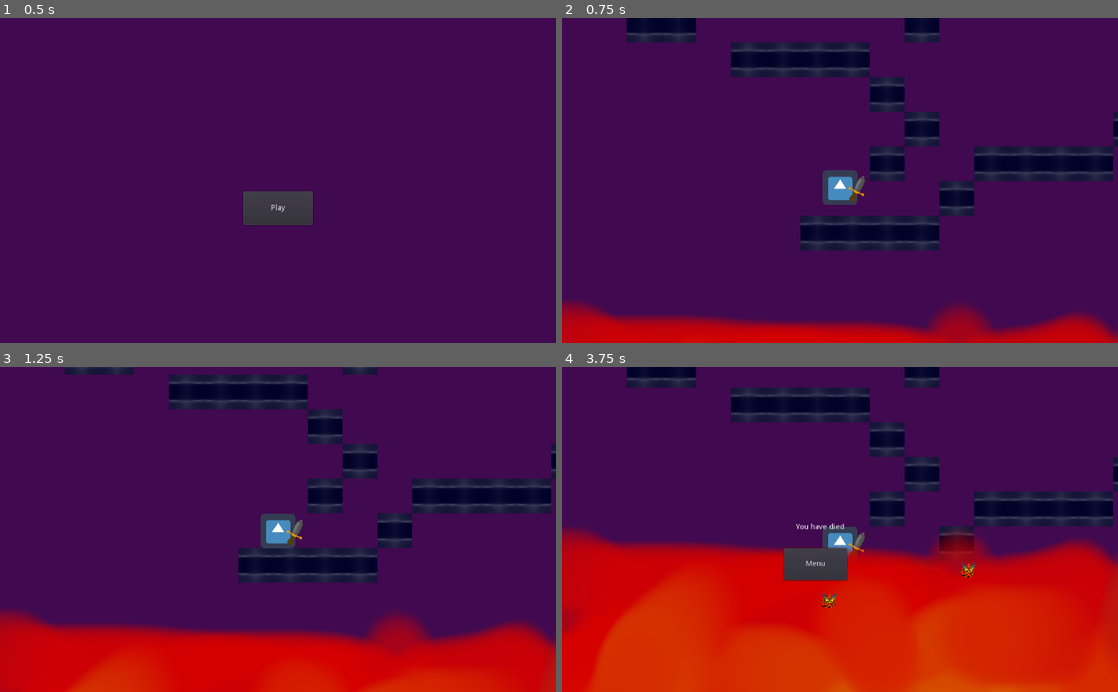
Above: before the commit, frames 1-4 (two rows, left to right).
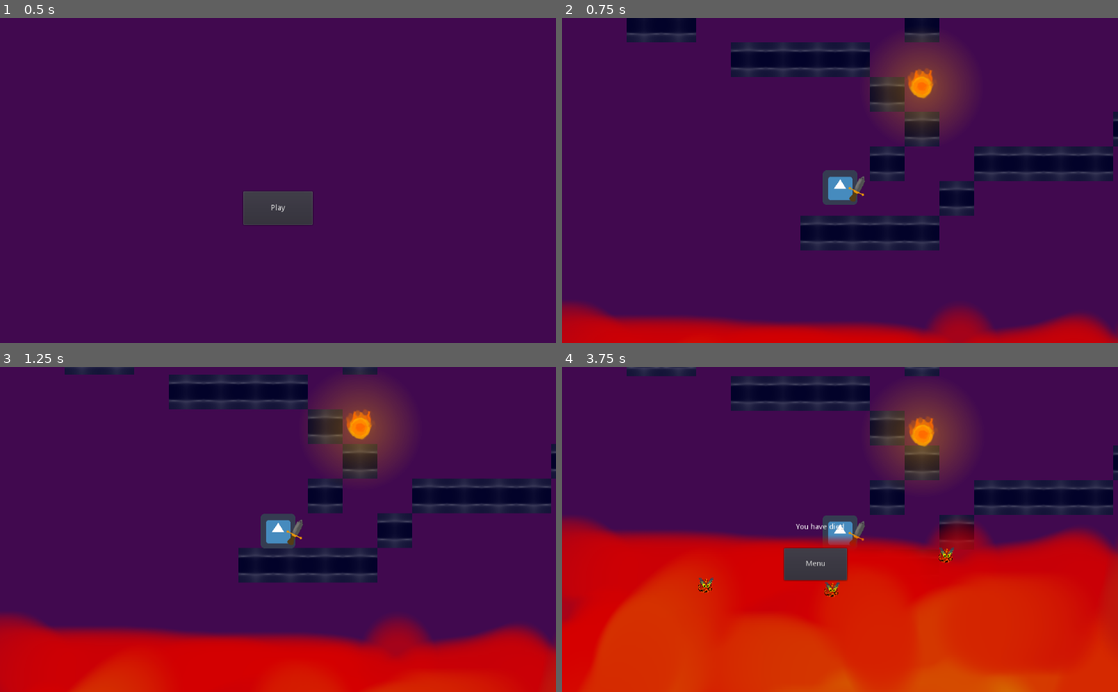
Above: after the commit, the same moments.

Repository: Schmo103/Project-Archimedes-Github-Game-Off-2022-
Game: Godot game, scene res://menu.tscn
The game is run twice, just before and just after one commit, with the same random seed, the same clock (stepped at 60 frames per second) and the same inputs. The project has no main scene, so this scene is started directly. The engine's default icon, where the game draws it, is replaced by a stand-in: a white triangle on a blue panel in a dark square.
Inputs (mouse positions are in pixels of both pictures, inside the frame that each line leads up to):
- Up to frame 1 (0.5 s): no input
- Up to frame 2 (0.75 s): click "Play" at 0.5 s
- Up to frame 3 (1.25 s): no input
- Up to frame 4 (3.75 s): tap Enter (ui_accept) at 1.25, 1.52, 2.27 s; move the mouse to (962, 513) at 1.27 s; move the mouse to (728, 545) at 2.02 s; move the mouse to (895, 458) at 2.77 s; move the mouse to (812, 594) at 3.52 s

Frame 1 is identical in both runs. In frame 2, 3.2% of the frame differs, in the area x 51-73%, y 7-56%; in frame 3, 5.3%; in frame 4, 19%, in the area x 0-100%, y 0-99%.

Commit message:
began fireball enemy
-began fireball enemy
-turned off infinite inertia
   for all characters

Diff:
--- /dev/null
+++ b/Archimedes/fireball.tscn
@@ -0,0 +1,43 @@
+[gd_scene load_steps=7 format=2]
+
+[ext_resource path="res://art/fireball.png" type="Texture" id=1]
+[ext_resource path="res://fireball/fireball.gd" type="Script" id=2]
+[ext_resource path="res://art/light_mask2.png" type="Texture" id=3]
+
+[sub_resource type="CircleShape2D" id=1]
+radius = 18.0
+
+[sub_resource type="Shader" id=2]
+code = "shader_type canvas_item;
+uniform vec4 color: hint_color;
+
+void fragment() {
+	vec4 pixcolor = texture(TEXTURE, UV);
+	vec2 distortUV  = SCREEN_UV + pixcolor.r;
+	vec4 screencolor = texture(SCREEN_TEXTURE, SCREEN_UV);
+
+	//COLOR = screencolor;
+	COLOR = mix(screencolor, color, pixcolor.r * 2.0);
+
+}"
+
+[sub_resource type="ShaderMaterial" id=3]
+shader = SubResource( 2 )
+shader_param/color = Color( 1, 0.678431, 0, 1 )
+
+[node name="Fireball" type="RigidBody2D"]
+mode = 2
+script = ExtResource( 2 )
+
+[node name="CollisionShape2D" type="CollisionShape2D" parent="."]
+visible = false
+shape = SubResource( 1 )
+
+[node name="Sprite2" type="Sprite" parent="."]
+material = SubResource( 3 )
+position = Vector2( 0, -1 )
+texture = ExtResource( 3 )
+
+[node name="Sprite" type="Sprite" parent="."]
+position = Vector2( 0, -9 )
+texture = ExtResource( 1 )
--- /dev/null
+++ b/Archimedes/fireball/fireball.gd
@@ -0,0 +1,59 @@
+extends RigidBody2D
+
+var lava
+var terrain
+var state = 0 #0 is patrol
+var velocity = Vector2(0, 0)
+var dir = Vector2(-1, 0)
+var speed = 250
+var sight = 100
+var i = 0
+
+func _ready():
+	terrain = get_parent().terrain
+	lava = get_parent().lava
+	print(str(is_dip()))
+
+func move_right():
+	velocity.x += speed
+	dir.x = 1
+
+func move_left():
+	velocity.x -= speed
+	dir.x = -1
+
+func switch_x_dir():
+	if dir.x == 1:
+		dir.x = -1
+	else:
+		dir.x = 1
+	velocity += -linear_velocity
+	i += 1
+	print("called : " + str(i))
+
+func get_tile(pos):
+	var x = pos.x - (int(pos.x) % 64)
+	var y = pos.y - (int(pos.y) % 64)
+	x /= 64
+	y /= 64
+	return Vector2(x, y)
+
+func is_dip():
+	var next_floor = get_tile(Vector2(position.x + (sight * dir.x), position.y + 64))
+	return (get_node(terrain).get_cellv(next_floor) == -1)
+
+func is_wall():
+	var next_floor = get_tile(Vector2(position.x + (sight * dir.x), position.y))
+	return (get_node(terrain).get_cellv(next_floor) != -1)
+
+func _physics_process(delta):
+	velocity = Vector2()
+	if position.y > get_node(lava).HEIGHT + 32:
+		#visible = false
+		pass
+	if state == 0:
+		if is_wall() or is_dip():
+			switch_x_dir()
+		velocity.x += speed * dir.x
+	#move_right()
+	apply_central_impulse(velocity * delta)
--- a/Archimedes/firesprite/firesprite.gd
+++ b/Archimedes/firesprite/firesprite.gd
@@ -17,4 +17,4 @@
 
 func _physics_process(_delta):
 	realtimereset()
-	move_and_slide(Vector2(player_x - self.position.x, player_y - self.position.y))
+	move_and_slide(Vector2(player_x - self.position.x, player_y - self.position.y), Vector2(0, -1), false, 4, 0.785398, false)
--- a/Archimedes/world.tscn
+++ b/Archimedes/world.tscn
@@ -7,6 +7,23 @@
 [ext_resource path="res://world/player.gd" type="Script" id=5]
 [ext_resource path="res://world/world.gd" type="Script" id=6]
 [ext_resource path="res://art/sword.png" type="Texture" id=7]
+[ext_resource path="res://fireball.tscn" type="PackedScene" id=8]
+
+[sub_resource type="Shader" id=2]
+code = "shader_type canvas_item;
+uniform float flash: hint_range(0, 1);
+uniform vec4 color :hint_color;
+
+void fragment() {
+	vec4 pixelcolor = texture(TEXTURE, UV);
+	COLOR = mix(pixelcolor, color, flash);
+	COLOR.a *= pixelcolor.a;
+}"
+
+[sub_resource type="ShaderMaterial" id=3]
+shader = SubResource( 2 )
+shader_param/flash = 0.0
+shader_param/color = Color( 1, 1, 1, 1 )
 
 [sub_resource type="RectangleShape2D" id=1]
 extents = Vector2( 31, 31 )
@@ -24,18 +41,18 @@
 [node name="terrain" type="TileMap" parent="."]
 tile_set = ExtResource( 4 )
 format = 1
-
 tile_data = PoolIntArray( -851965, 0, 0, -851964, 0, 0, -851963, 0, 0, -786426, 0, 0, -720888, 0, 0, -655350, 0, 0, -65 …(998 unchanged characters)…
 
 [node name="player" type="KinematicBody2D" parent="."]
+material = SubResource( 3 )
 position = Vector2( 393, 250 )
-
 script = ExtResource( 5 )
 __meta__ = {
 "_edit_group_": true
 }
 
 [node name="Sprite" type="Sprite" parent="player"]
+use_parent_material = true
 texture = ExtResource( 3 )
 
 [node name="CollisionShape2D" type="CollisionShape2D" parent="player"]
@@ -46,9 +63,13 @@
 smoothing_enabled = true
 
 [node name="sword" type="Sprite" parent="player"]
+use_parent_material = true
 position = Vector2( 34, -1 )
 rotation = 0.460767
 texture = ExtResource( 7 )
+
+[node name="Fireball" parent="." instance=ExtResource( 8 )]
+position = Vector2( 543, 82 )
 
 [node name="Lava" type="Sprite" parent="."]
 position = Vector2( 496, 861 )
--- /dev/null
+++ b/Archimedes/world/fireballs.gd
@@ -0,0 +1,4 @@
+extends Node
+
+var terrain = "/root/World/terrain"
+var lava = "/root/World/Lava"
--- a/Archimedes/world/lava.gd
+++ b/Archimedes/world/lava.gd
@@ -4,7 +4,7 @@
 var down_offset = 340 #set initial offset
 #accounts for position of image being in center of image
 onready var HEIGHT = position.y - down_offset #set initial HEIGHT
-var speed = 1.45
+var speed = 1.3
 
 func _physics_process(_delta):
 	position.x = get_parent().get_node("player/Camera2D").get_camera_screen_center().x
--- a/Archimedes/world/player.gd
+++ b/Archimedes/world/player.gd
@@ -1,12 +1,12 @@
 extends KinematicBody2D
-var speed = 250 #set movement speed
+var speed = 100 #set movement speed
 var velocity = Vector2(0, 0) #set initial velocity
 var jump = false #variable to record if jump button was pressed
 var grav = 20 #set gravity speed
 var jump_speed = 500 #set jump speed
-var fric = 300
-var air_fric = 400
-var MAXSPEED = 350
+var fric = 20
+var air_fric = 10
+var MAXSPEED = 300
 
 var sword_posi = 1 #-1 is left, 1 is right
 var sword_swinging = false
@@ -19,6 +19,13 @@
 
 func _ready():
 	$Camera2D.current = true #make camera "the camera"
+
+
+func flash(time):
+	material.set("shader_param/flash", 1)
+	yield(get_tree().create_timer(time), "timeout")
+	material.set("shader_param/flash", 0)
+
 
 func set_sword_right(): #puts sword in right position
 	sword_posi = 1
@@ -109,7 +116,7 @@
 	if is_on_ceiling():
 		if velocity.y < -1:
 			velocity.y = 0
-	move_and_slide(velocity, Vector2(0, -1)) #moves player
+	move_and_slide(velocity, Vector2(0, -1), false, 4, 0.785398, false) #moves player
 
 	#check if still alive
 	if position.y >= get_parent().get_node("Lava").HEIGHT:
--- a/Archimedes/world/world.gd
+++ b/Archimedes/world/world.gd
@@ -1,5 +1,7 @@
 extends Node2D
 
+var terrain = "/root/World/terrain"
+var lava = "/root/World/Lava"
 
 
 onready var timer = $fire_sprite_timer
Binary file added: Archimedes/art/fireball.png
Not shown, added: Archimedes/art/fireball.png.import
Binary file added: Archimedes/art/light_mask.png
Not shown, added: Archimedes/art/light_mask.png.import
Binary file added: Archimedes/art/light_mask2.png
Not shown, added: Archimedes/art/light_mask2.png.import
Not shown: 1 places in Archimedes/world.tscn that only renumber resources
Not shown, added: Archimedes/art/fireball.png~
Not shown, added: Archimedes/art/light_mask.png~
Not shown, added: Archimedes/art/light_mask2.png~
